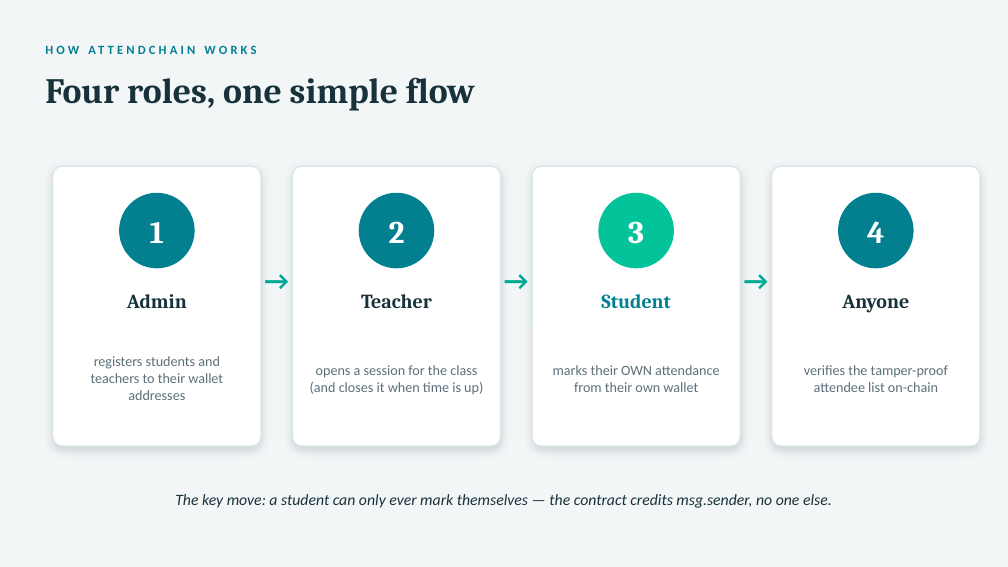
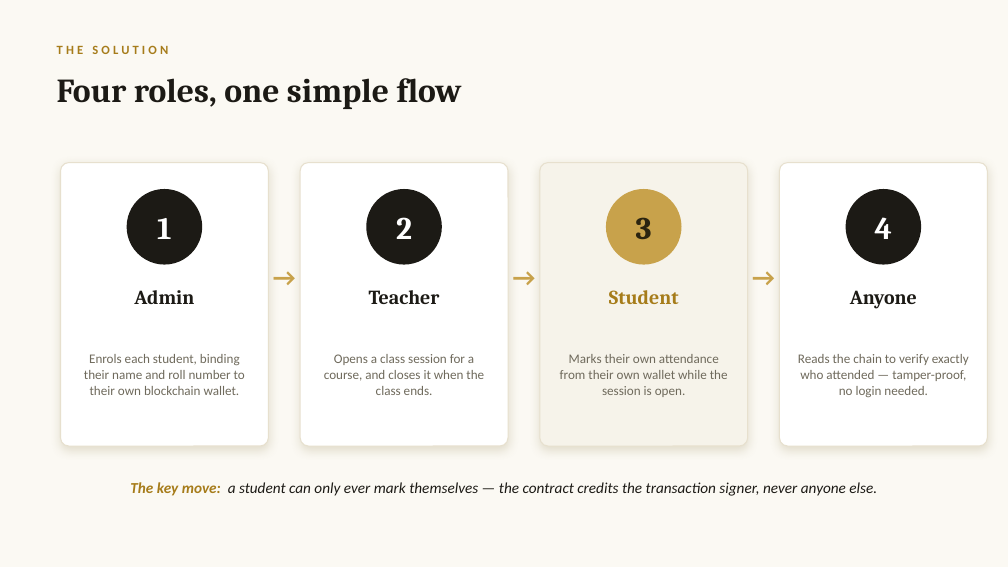
Before and after one commit to Nimesh-Aka/GP_42-AttendChain, a slide deck: slide 4 of GP_42_Anti-Proxy Attendance System in AttendChain.pptx. Drawn at 1008x567 pixels with LibreOffice and Linux fonts; fonts in the diff are those of the drawing. Boxes give left, top, right and bottom in pixels: in the first picture for what was removed or moved away, otherwise in the second. Text is boxed around its words. In the diff, an @@ line names an element or a change of style, - is before the commit and + after.

```diff
--- a/GP_42_Anti-Proxy Attendance System in AttendChain.pptx
+++ b/GP_42_Anti-Proxy Attendance System in AttendChain.pptx
@@ background #F3F6F7 to #FBF9F3 @@
@@ text at (57,45,168,54): text changed; text colour #028090 to #A67C1A @@
-HOW ATTENDCHAIN WORKS
+THE SOLUTION
@@ text "Four roles, one simple flow": place and size @@
-text "Four roles, one simple flow" at (45,77,475,111)
+text "Four roles, one simple flow" at (57,78,462,109)
@@ text "Four roles, one simple flow" at (57,78,462,109): size 34 to 32 pt, text colour #17323B to #1C1A15 @@
@@ rounded rectangle at (540,163,748,446): fill #FFFFFF to #F6F3EA; outline #DCE6E8 1 pt to #E7E0CE 1 pt; shadow changed; proportions changed @@
@@ outline #DCE6E8 1 pt to #E7E0CE 1 pt; shadow changed; proportions changed in 3 elements at (60,163,268,446), (300,163,508,446), (780,163,988,446) @@
@@ 3 texts, 2 rounded rectangles, 1 ellipse: place and size @@
-3 texts, 2 rounded rectangles, 1 ellipse at (119,166,980,446)
+3 texts, 2 rounded rectangles, 1 ellipse at (127,163,988,446)
@@ fill #028090 to #1C1A15 in 3 elements at (366,189,442,265), (846,189,922,265), (127,189,203,265) @@
@@ text "3" at (636,217,652,239): text colour #FFFFFF to #2B2410 @@
@@ ellipse at (606,189,682,265): fill #02C39A to #C8A24B @@
@@ 8 texts, 3 ellipses, 2 rounded rectangles: place and size @@
-8 texts, 3 ellipses, 2 rounded rectangles at (53,166,914,446)
+8 texts, 3 ellipses, 2 rounded rectangles at (60,163,922,446)
@@ size 26 to 24 pt, text colour #00A896 to #C8A24B in 3 elements at (746,253,782,299), (266,253,302,299), (506,253,542,299) @@
@@ text "Student" at (609,290,679,304): text colour #028090 to #A67C1A @@
@@ text colour #17323B to #1C1A15 in 3 elements at (134,290,194,304), (369,290,440,304), (850,290,917,309) @@
@@ text at (84,354,245,395): text changed; size 13.5 to 12.5 pt; text colour #5C7079 to #6F6A5C @@
-registers students and teachers to their wallet addresses
+Enrols each student, binding their name and roll number to their own blockchain wallet.
@@ text at (324,354,484,395): text changed; size 13.5 to 12.5 pt; text colour #5C7079 to #6F6A5C @@
-opens a session for the class (and closes it when time is up)
+Opens a class session for a course, and closes it when the class ends.
@@ text at (560,354,728,397): text changed; size 13.5 to 12.5 pt; text colour #5C7079 to #6F6A5C @@
-marks their OWN attendance from their own wallet
+Marks their own attendance from their own wallet while the session is open.
@@ text at (798,354,969,397): text changed; size 13.5 to 12.5 pt; text colour #5C7079 to #6F6A5C @@
-verifies the tamper-proof attendee list on-chain
+Reads the chain to verify exactly who attended — tamper-proof, no login needed.
@@ text at (130,482,877,496): text changed; size 15 to 14.5 pt; text colour #17323B to #1C1A15 @@
-The key move: a student can only ever mark themselves — the contract credits msg.sender, no one else.
+The key move: a student can only ever mark themselves — the contract credits the transaction signer, never anyone else.
```
Also in this commit, not shown: 2 other slides changed, 8 slides added, 5 slides removed.
